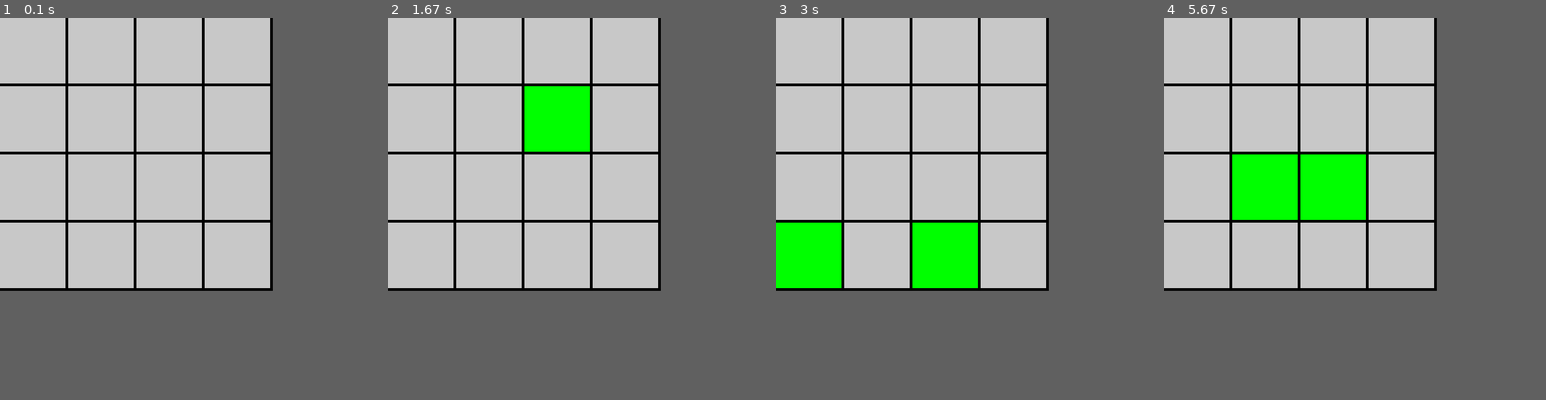
Above: before the commit, frames 1-4 (left to right).
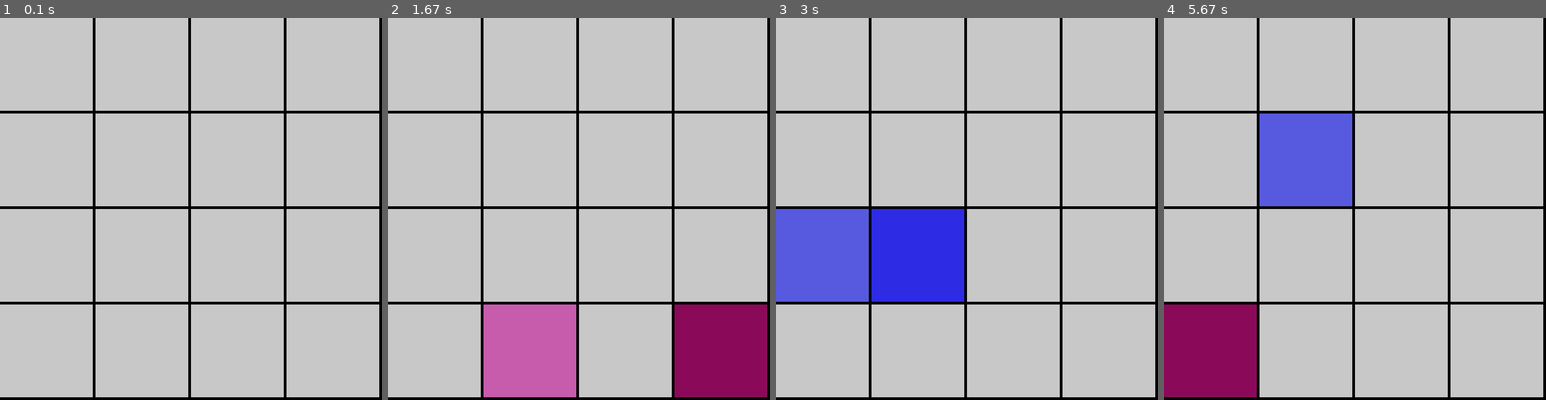
Above: after the commit, the same moments.

Repository: leventarican/cookbook
Game: pygame game, started from python/pygame/boxes.py
The game is run twice, just before and just after one commit, with the same random seed, the same clock (stepped at 60 frames per second) and the same inputs.
Inputs (mouse positions are in pixels of both pictures, inside the frame that each line leads up to):
- Up to frame 1 (0.1 s): no input
- Up to frame 2 (1.67 s): press the mouse at (529, 159) at 0.37 s; move the mouse to (544, 132) at 0.47 s; release the mouse at (563, 105) at 0.6 s; press the mouse at (433, 254) at 0.7 s; move the mouse to (437, 285) at 0.8 s; release the mouse at (445, 319) at 0.93 s; press the mouse at (720, 159) at 1.03 s; move the mouse to (720, 231) at 1.13 s; release the mouse at (724, 308) at 1.27 s; press the mouse at (433, 63) at 1.37 s; move the mouse to (464, 197) at 1.47 s; release the mouse at (494, 327) at 1.6 s
- Up to frame 3 (3 s): press the mouse at (821, 350) at 1.7 s; move the mouse to (856, 220) at 1.8 s; release the mouse at (894, 94) at 1.93 s; press the mouse at (1108, 159) at 2.03 s; move the mouse to (967, 235) at 2.13 s; release the mouse at (821, 315) at 2.27 s; press the mouse at (1108, 254) at 2.37 s; move the mouse to (967, 247) at 2.47 s; release the mouse at (825, 239) at 2.6 s; press the mouse at (917, 63) at 2.7 s; move the mouse to (924, 155) at 2.8 s; release the mouse at (932, 247) at 2.93 s
- Up to frame 4 (5.67 s): press the mouse at (1209, 254) at 3.03 s; move the mouse to (1217, 174) at 3.13 s; release the mouse at (1225, 94) at 3.27 s; press the mouse at (1305, 63) at 3.37 s; move the mouse to (1328, 159) at 3.47 s; release the mouse at (1347, 254) at 3.6 s; press the mouse at (1305, 63) at 3.7 s; move the mouse to (1309, 193) at 3.8 s; release the mouse at (1312, 323) at 3.93 s; press the mouse at (1209, 63) at 4.03 s; move the mouse to (1301, 132) at 4.13 s; release the mouse at (1393, 205) at 4.27 s; press the mouse at (1400, 254) at 4.37 s; move the mouse to (1316, 228) at 4.47 s; release the mouse at (1232, 201) at 4.6 s; press the mouse at (1400, 254) at 4.7 s; move the mouse to (1366, 209) at 4.8 s; release the mouse at (1332, 159) at 4.93 s; press the mouse at (1209, 254) at 5.03 s; move the mouse to (1213, 296) at 5.13 s; release the mouse at (1217, 342) at 5.27 s; press the mouse at (1496, 350) at 5.37 s; move the mouse to (1389, 266) at 5.47 s; release the mouse at (1278, 182) at 5.6 s
The window is 500x500 before the commit and 700x700 after it. Grey fills any space a smaller window leaves; there, only what the larger window draws over its background counts as a difference.

The runs differ from the first frame. In frame 1, 9.5% of the frame differs, in the area x 0-100%, y 0-100%; in frame 2, 24%; in frame 3, 21%; in frame 4, 23%.

Commit message:
random colors for boxes

Diff:
--- a/python/pygame/boxes.py
+++ b/python/pygame/boxes.py
@@ -1,10 +1,11 @@
 import pygame
 import sys
-import time
+import random
 
 GRAY = (200, 200, 200)
 GREEN = (0, 255, 0)
-SCREEN_SIZE = 500
+BLUE = (0, 0, 255)
+SCREEN_SIZE = 700
 NUMBER_BOX = 4
 BOX_SIZE = SCREEN_SIZE / NUMBER_BOX
 
@@ -13,7 +14,24 @@
 
 boxes = []
 boxes_selected = [-1]*2
-boxes_flip = False
+boxes_value = {}
+
+# TODO: peristent when found matching boxes
+
+# generate random colors for boxes
+def generate_box():
+    global boxes_value
+    grid = NUMBER_BOX*NUMBER_BOX
+    shuffle = [i for i in range(0,grid)]
+    random.shuffle(shuffle)
+    count = 0
+    value = (random.randint(0,255), random.randint(0,255), random.randint(0,255))
+    for key in shuffle:
+        count += 1
+        if count % 2 == 0:
+            value = (random.randint(0,255), random.randint(0,255), random.randint(0,255))
+        # print(f"{key}:{value}")
+        boxes_value[key] = value
 
 def select_box(mousex, mousey):
     global boxes_selected
@@ -29,6 +47,8 @@
 
     mousex = 0
     mousey = 0
+
+    generate_box()
 
     for x in range(0, NUMBER_BOX):
         for y in range(0, NUMBER_BOX):
@@ -49,7 +69,7 @@
 
         for index, box in enumerate(boxes):
             if index in boxes_selected:
-                pygame.draw.rect(surface, GREEN, box)
+                pygame.draw.rect(surface, boxes_value.get(index), box)
             else:
                 pygame.draw.rect(surface, GRAY, box)
 
